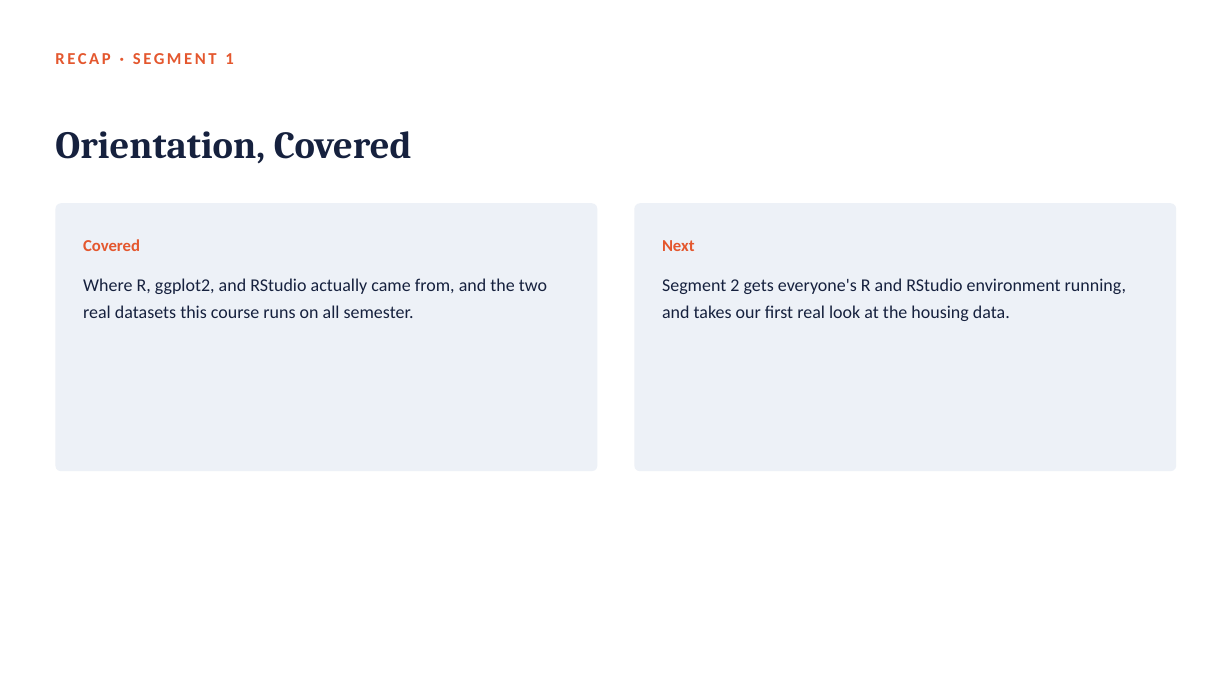
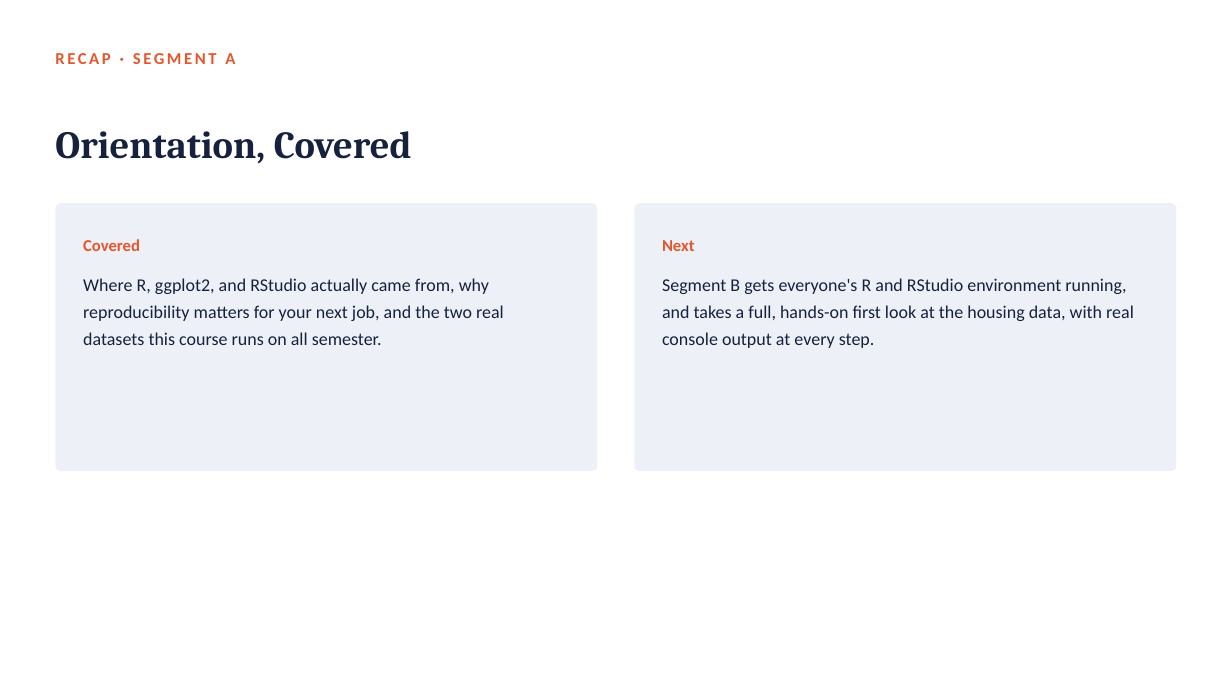
Before and after one commit to fmurital/Teaching-Curriculum, a slide deck: slide 19 of DATA-3230-Data-Visualization/01_Getting_Started_with_R_and_RStudio/Lecture_Slides/Module01_Getting_Started_with_R_and_RStudio.pptx (slide 9 before the commit). Drawn at 1232x693 pixels with LibreOffice and Linux fonts; fonts in the diff are those of the drawing. Boxes give left, top, right and bottom in pixels: in the first picture for what was removed or moved away, otherwise in the second. Text is boxed around its words. In the diff, an @@ line names an element or a change of style, - is before the commit and + after.

Commit message:
Expand Module 1 lecture deck to 74 slides with real code output
Grows the Module 1 deck from 29 to 74 slides so it covers a full
module's worth of material. Every live-coding moment now pairs the
real R code with the actual console output a student will see,
captured by running module1_first_look.R (extended in this commit
to reproduce every number and chart on the slides) against the real
ames_housing.csv and student_performance_math.csv files. Adds a
second full worked example using the student performance data
(studytime vs. final grade), more concept and history slides, and
several new interactive/reflection moments, while keeping the
existing three-segment, two-break structure.

```diff
--- a/DATA-3230-Data-Visualization/01_Getting_Started_with_R_and_RStudio/Lecture_Slides/Module01_Getting_Started_with_R_and_RStudio.pptx
+++ b/DATA-3230-Data-Visualization/01_Getting_Started_with_R_and_RStudio/Lecture_Slides/Module01_Getting_Started_with_R_and_RStudio.pptx
@@ text at box(55, 53, 235, 64): text changed @@
-RECAP · SEGMENT 1
+RECAP · SEGMENT A
@@ text at box(83, 278, 504, 345): text changed @@
-Where R, ggplot2, and RStudio actually came from, and the two real datasets this course runs on all semester.
+Where R, ggplot2, and RStudio actually came from, why reproducibility matters for your next job, and the two real datasets this course runs on all semester.
@@ text at box(662, 278, 1134, 348): text changed @@
-Segment 2 gets everyone's R and RStudio environment running, and takes our first real look at the housing data.
+Segment B gets everyone's R and RStudio environment running, and takes a full, hands-on first look at the housing data, with real console output at every step.
```
Also in this commit, not shown: 17 other slides changed, 47 slides added, 2 slides removed, 1 other file.
